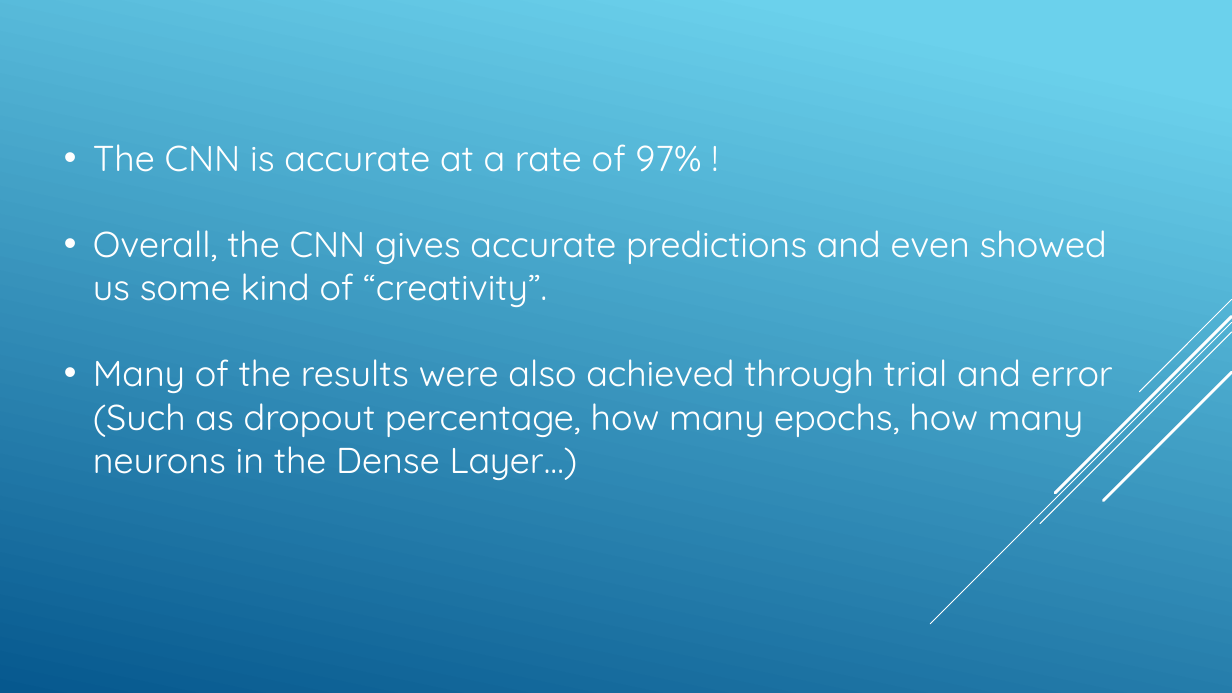
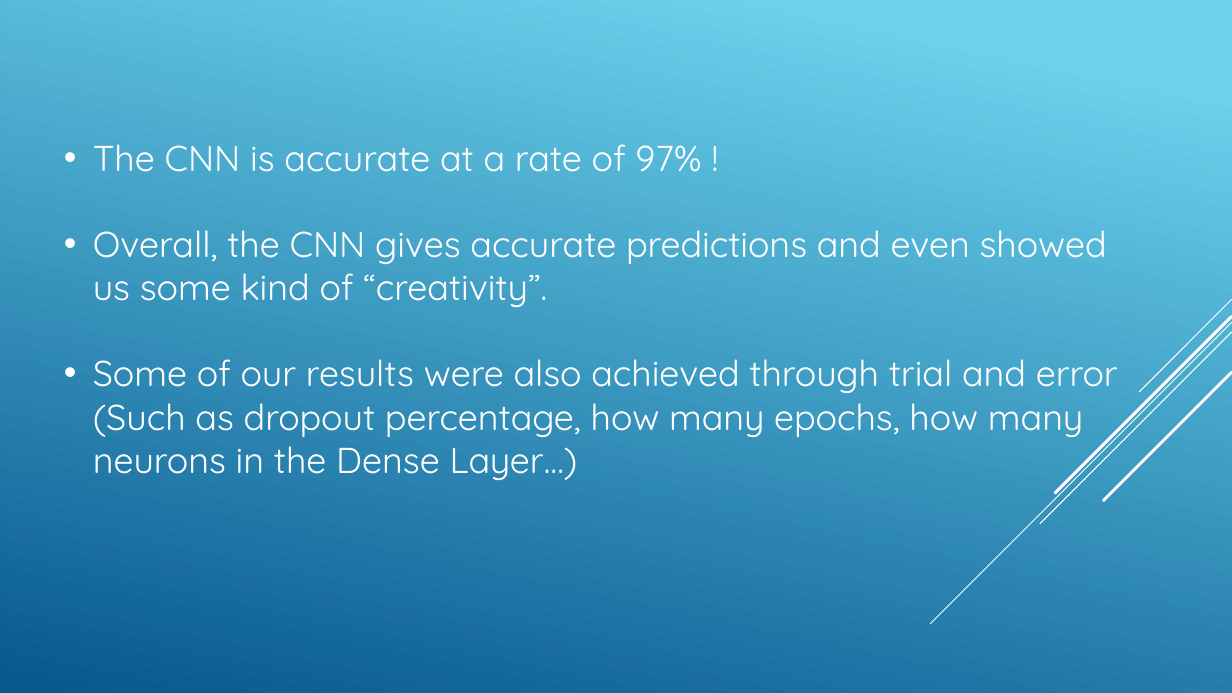
Before and after one commit to jordantangy/MoviePosterClassification-CNN, a slide deck: slide 30 of Slide Show.pptx (slide 29 before the commit). Drawn at 1232x693 pixels with LibreOffice and Linux fonts; fonts in the diff are those of the drawing. Boxes give left, top, right and bottom in pixels: in the first picture for what was removed or moved away, otherwise in the second. Text is boxed around its words. In the diff, an @@ line names an element or a change of style, - is before the commit and + after.

```diff
--- a/Slide Show.pptx
+++ b/Slide Show.pptx
@@ text at bbox=[93, 359, 1118, 480]: text changed @@
-• Many of the results were also achieved through trial and error (Such as dropout percentage, how many epochs, how many neurons in the Dense Layer…)
+• Some of our results were also achieved through trial and error (Such as dropout percentage, how many epochs, how many neurons in the Dense Layer…)
```
Also in this commit, not shown: 4 other slides changed, 1 slide added, 2 other files.
